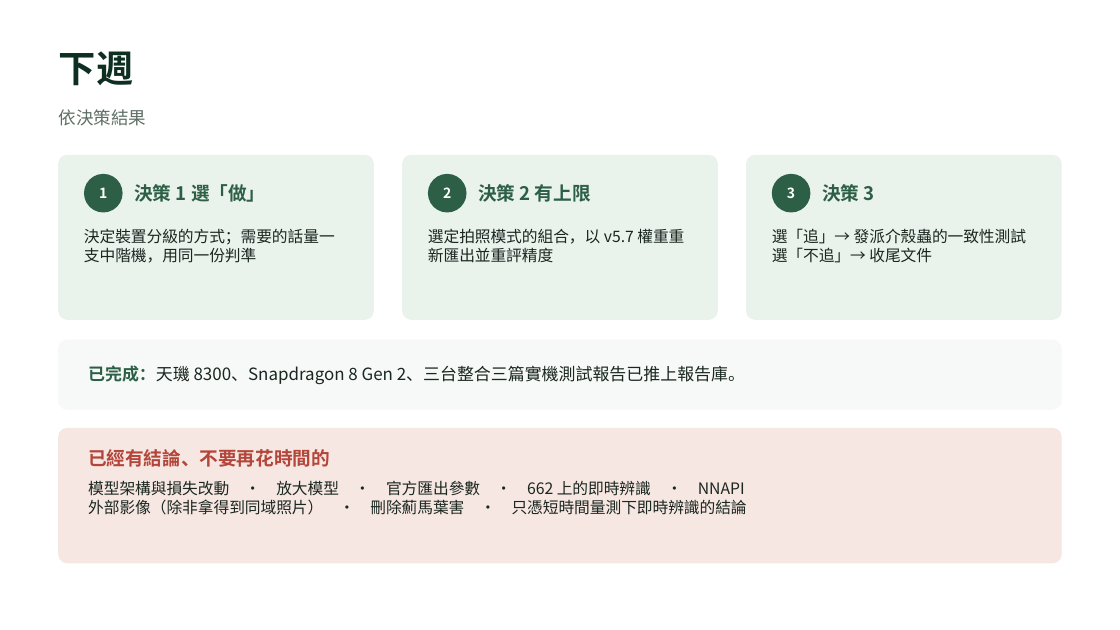
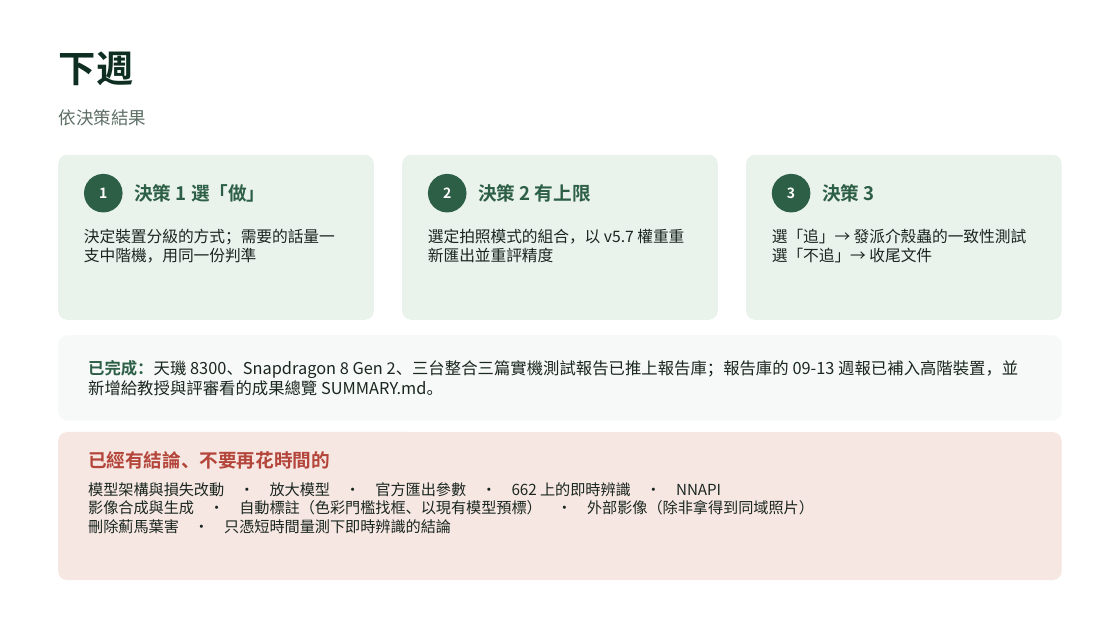
Before and after one commit to OneLeaf-dx/detection, a slide deck: slide 10 of docs/v12.3_簡報_口頭報告.pptx. Drawn at 1120x630 pixels with LibreOffice and Linux fonts; fonts in the diff are those of the drawing. Boxes give left, top, right and bottom in pixels: in the first picture for what was removed or moved away, otherwise in the second. Text is boxed around its words. In the diff, an @@ line names an element or a change of style, - is before the commit and + after.

```diff
--- a/docs/v12.3_簡報_口頭報告.pptx
+++ b/docs/v12.3_簡報_口頭報告.pptx
@@ rounded rectangle: place and size @@
-rounded rectangle at <box>59,340,1061,409</box>
+rounded rectangle at <box>59,336,1061,420</box>
@@ rounded rectangle at <box>59,336,1061,420</box>: proportions changed @@
@@ text at <box>88,360,1018,396</box>: text changed; size 14.5 to 14 pt @@
-已完成：天璣 8300、Snapdragon 8 Gen 2、三台整合三篇實機測試報告已推上報告庫。
+已完成：天璣 8300、Snapdragon 8 Gen 2、三台整合三篇實機測試報告已推上報告庫；報告庫的 09-13 週報已補入高階裝置，並新增給教授與評審看的成果總覽 SUMMARY.md。
@@ rounded rectangle at <box>59,433,1061,580</box>: proportions changed @@
@@ rounded rectangle: place and size @@
-rounded rectangle at <box>59,429,1061,563</box>
+rounded rectangle at <box>59,433,1061,580</box>
@@ text at <box>88,500,814,534</box>: text changed; size 13.5 to 13 pt @@
-外部影像（除非拿得到同域照片） · 刪除薊馬葉害 · 只憑短時間量測下即時辨識的結論
+影像合成與生成 · 自動標註（色彩門檻找框、以現有模型預標） · 外部影像（除非拿得到同域照片）
+刪除薊馬葉害 · 只憑短時間量測下即時辨識的結論
@@ text at <box>88,482,721,497</box>: size 13.5 to 13 pt in "模型架構與損失改動 · 放大模型 · 官方匯出參數 · 662 ..." @@
```
Also in this commit, not shown: 8 other slides changed, 4 other files.
